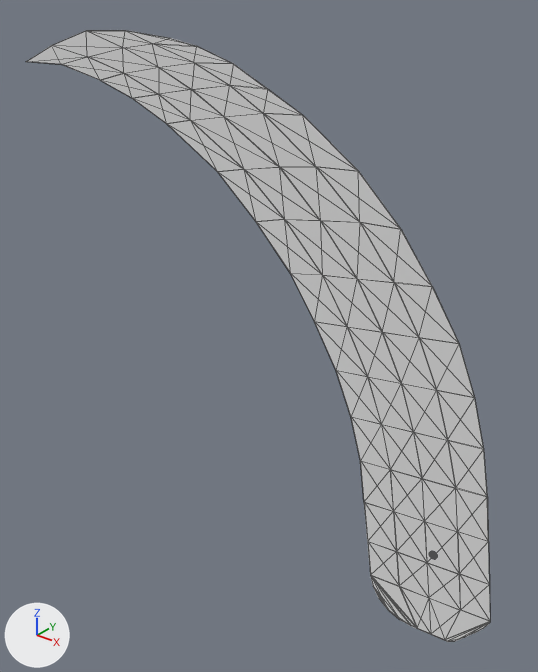
Before and after pictures for a commit that changed the OBJ model src/main/resources/assets/aunis/models/tesr/iris/iris_blade.obj.
The view is the same before and after, from a 50 mm camera at (6.12, -4.33, 4.43) aimed at (2.65, 0.02, 1.74). Arrows for +X, +Y and +Z are at lower left; the lights stay in place. Mesh edges are drawn as thin lines. Where no turn or scale is listed for an object, it has been applied to the vertices.

Names of what the first picture shows: 'Iris_blade'.
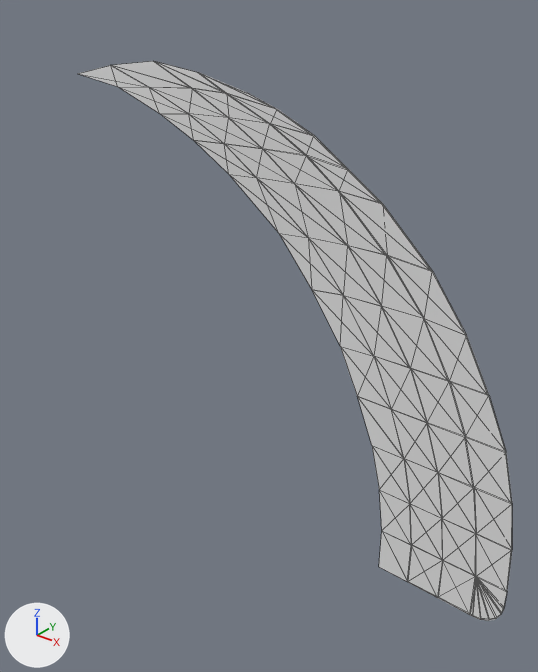
Changed parts and their boxes [x1, y1, x2, y2] in the pictures (538 x 672 px):
'Iris_blade', reshaped (6% narrower, 8% shorter): before [26, 30, 490, 642]; after [78, 61, 512, 621]

Patch to the scene script:
```diff
--- a/src/main/resources/assets/aunis/models/tesr/iris/iris_blade.obj.py
+++ b/src/main/resources/assets/aunis/models/tesr/iris/iris_blade.obj.py
@@ me_iris_blade @@
 # used by ob_iris_blade; location = (0.0, 0.0, 0.0)
-me_iris_blade.from_pydata(...)  # 254 vertices, 500 faces; spans x -0.03..4.85, y -0.14..-0.05, z -0.43..4.04
+me_iris_blade.from_pydata(...)  # 127 vertices, 250 faces; spans x 0.66..4.93, y -0.11..-0.06, z 0.02..3.83
+# me_iris_blade part 1: the loose piece of 180 vertices spanning x -0.03..4.85, y -0.14..-0.05, z -0.43..4.04 is rebuilt with 127 vertices and now spans x 0.66..4.93, y -0.11..-0.06, z 0.02..3.83
 me_iris_blade.materials.append(mat_default)
```
